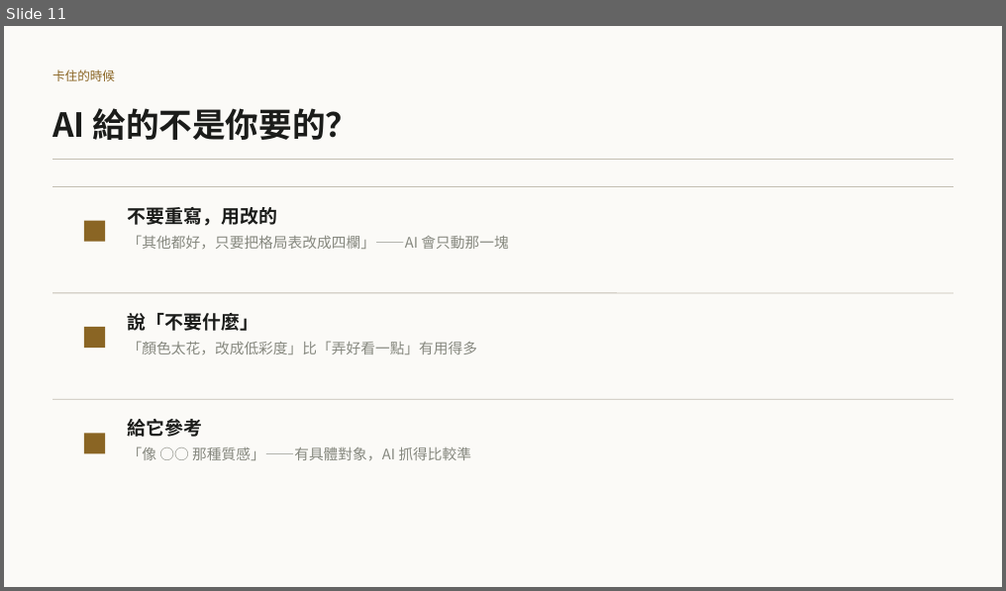
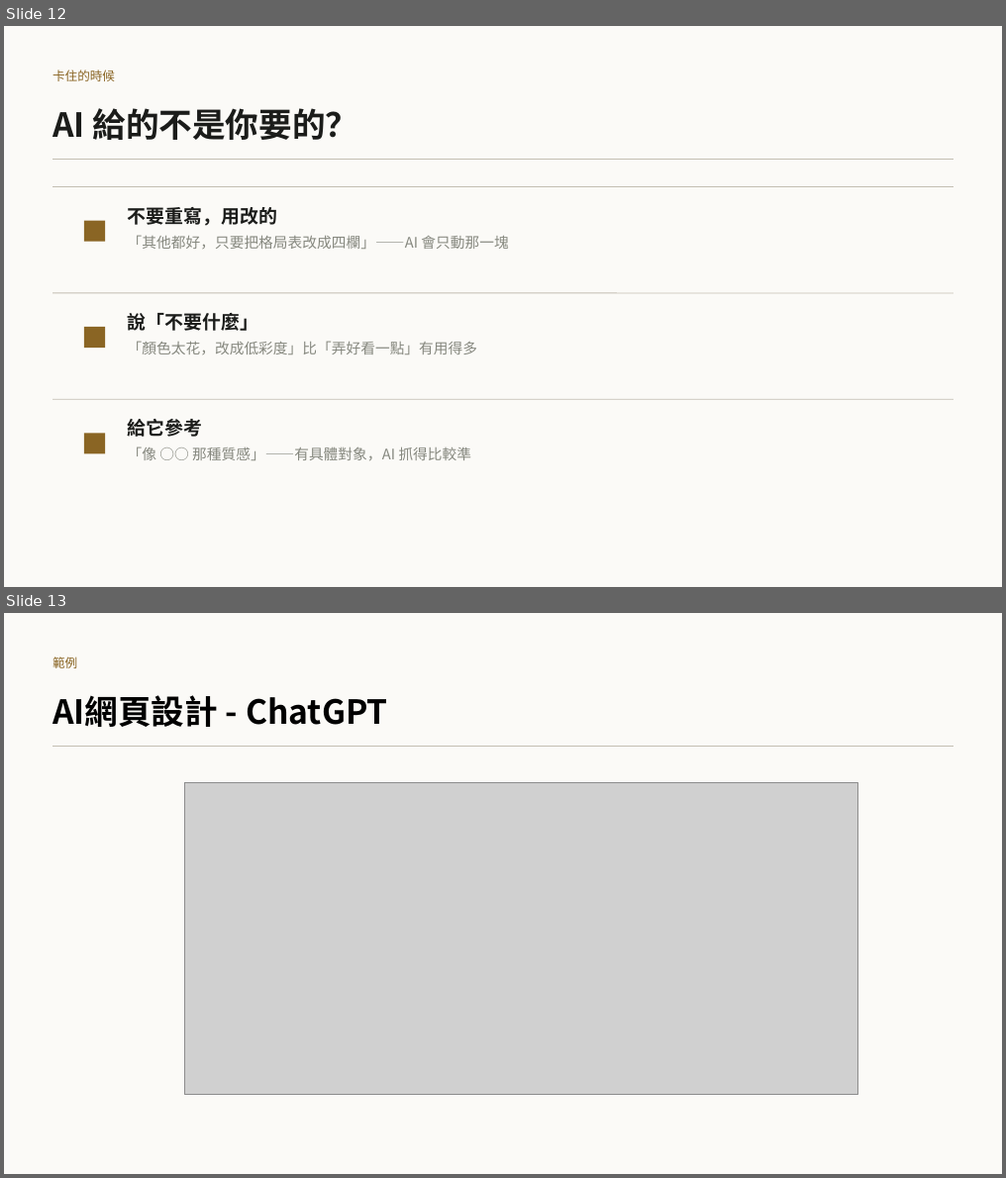
Before and after one commit to b39070566/architectureAiClass, a slide deck: slides/vibe-coding-workshop.pptx. Shown one above the other, each under a label of ours: slide 11 before the commit, slides 12 and 13 after it. The pictures are 1006x591 and 1006x1178 pixels, drawn with LibreOffice and Linux fonts; fonts in the diff are those of the drawing; grey boxes stand for pictures. Boxes give left, top, right and bottom in pixels: in the first picture for what was removed or moved away, otherwise in the second. Text is boxed around its words. In the diff, an @@ line names an element or a change of style, - is before the commit and + after.

```diff
--- a/slides/vibe-coding-workshop.pptx
+++ b/slides/vibe-coding-workshop.pptx
@@ slide 13 added at <box>4,613,1002,1174</box>, background #FBFAF7 @@
@@ text added at <box>53,657,77,668</box>, 12 pt, text #8A6524 @@
+範例
@@ text added at <box>53,695,388,727</box>, 32 pt, text #000000, bold @@
+AI網頁設計 - ChatGPT
@@ line added from (53, 747) to (953, 747), #C3BEB2 0.75 pt @@
@@ picture added at <box>185,783,858,1094</box> @@
@@ what was slide 11 is now slide 12 @@
```
Also in this commit, not shown: 10 slides changed, 25 other slides added, 18 other files.
